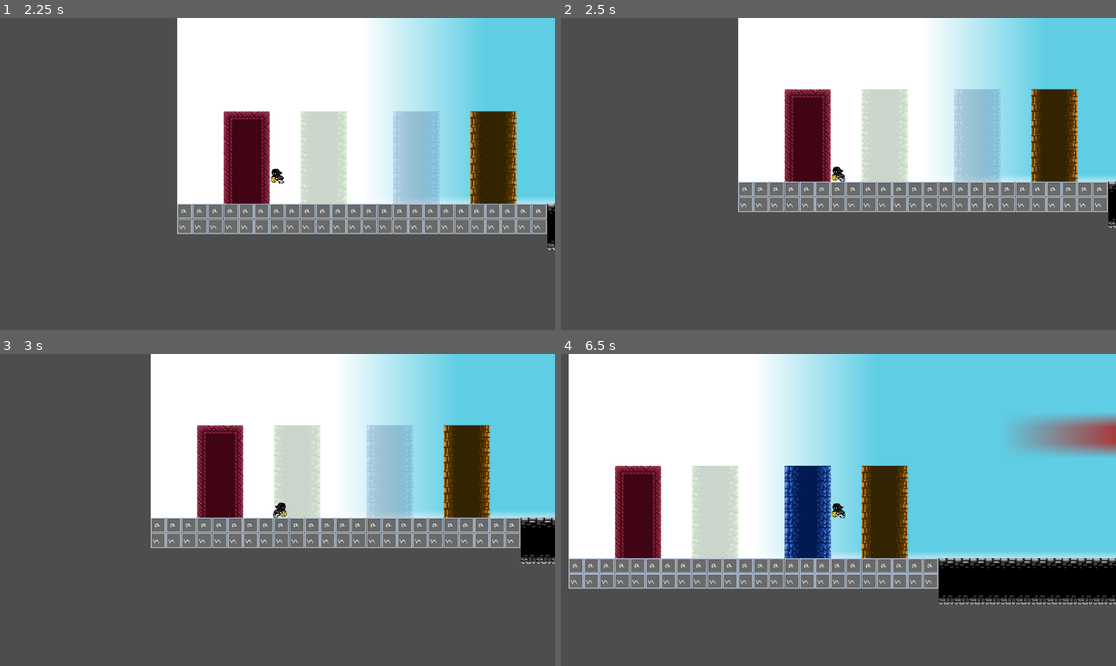
Above: before the commit, frames 1-4 (two rows, left to right).
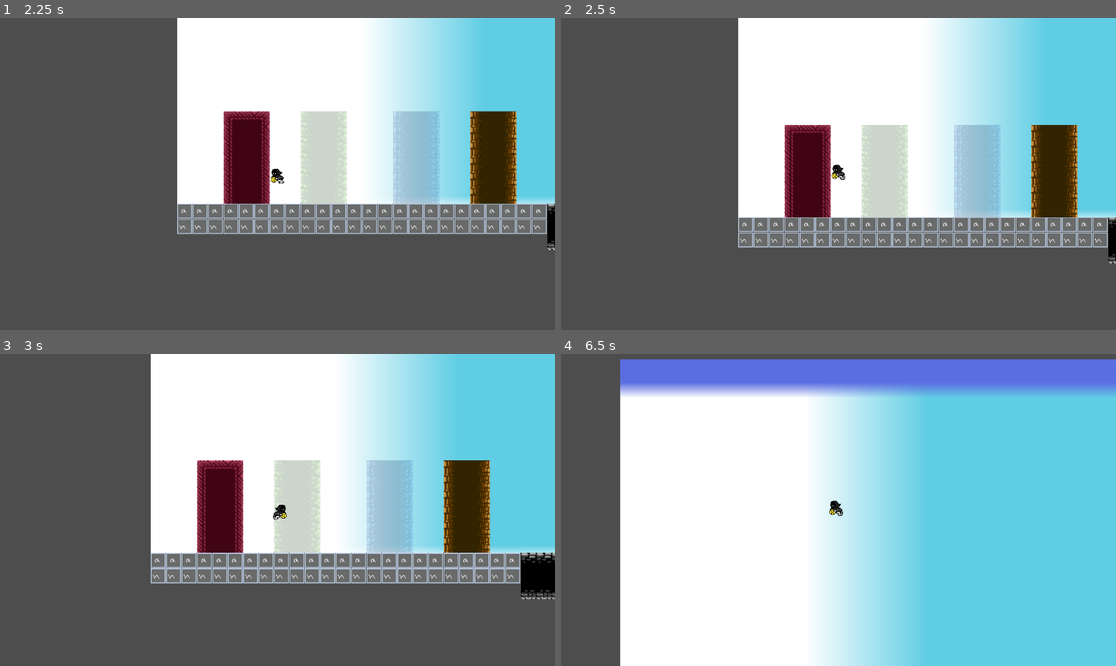
Above: after the commit, the same moments.

Repository: sweatshirtwearingviper/ggj
Game: Godot game, scene res://main/main.tscn
Same seed, same stepped clock (60 frames per second), same inputs: the game is played once before the commit and once after it.
Inputs:
- Up to frame 1 (2.25 s): tap Enter at 0.5 s; hold D (right) 0.53-2.03 s; tap W (up) at 0.6, 0.77, 1.07, 1.52, 1.55, 1.82 s; tap 3 (toggle_blue) at 1.35 s; hold A (left) from 2.03 s (still down); hold 2 (toggle_green) from 2.03 s (still down)
- Up to frame 2 (2.5 s): keep holding A (left); keep holding 2 (toggle_green); tap W (up) at 2.3 s
- Up to frame 3 (3 s): release A (left) at 2.78 s; release 2 (toggle_green) at 2.78 s; hold D (right) from 2.78 s (still down); tap 1 (toggle_red) at 2.85 s
- Up to frame 4 (6.5 s): tap W (up) at 3.02, 3.05, 3.32, 3.77, 3.8, 4.07, 4.52, 4.55, 4.82, 5.1, 6.02, 6.05, 6.32 s; hold 5 (toggle_violet) 3.53-4.28 s; release D (right) at 4.28 s; hold A (left) 4.28-5.03 s; tap 4 (toggle_yellow) at 4.35 s; hold D (right) 5.03-5.78 s; hold A (left) from 5.78 s (still down); tap 3 (toggle_blue) at 5.85 s

Frame 1 is identical in both runs. In frame 2, 19% of the frame differs, in the area x 31-100%, y 22-79%; in frame 3, 20%; in frame 4, 70%, in the area x 1-100%, y 0-100%.

Commit message:
green: add double jump

Diff:
--- a/player_controller/player_easy_control/player_easy_control.gd
+++ b/player_controller/player_easy_control/player_easy_control.gd
@@ -3,6 +3,8 @@
 
 const SPEED = 300.0
 const JUMP_VELOCITY = -400.0
+
+var double_jumped:bool = false
 
 @onready var sprite:Sprite2D = $Character
 
@@ -21,10 +23,17 @@
 	# Add the gravity.
 	if not is_on_floor():
 		velocity += get_gravity() * delta
+	else:
+		# Reset double jump when on ground
+		double_jumped = false
 
 	# Handle jump.
-	if Input.is_action_just_pressed("up") and is_on_floor():
-		velocity.y = JUMP_VELOCITY
+	if Input.is_action_just_pressed("up"):
+		if Global.current_colors[Global.Colors.GREEN]:
+			velocity.y = JUMP_VELOCITY
+			double_jumped = true
+		if is_on_floor():
+			velocity.y = JUMP_VELOCITY
 
 	# Get the input direction and handle the movement/deceleration.
 	# As good practice, you should replace UI actions with custom gameplay actions.
